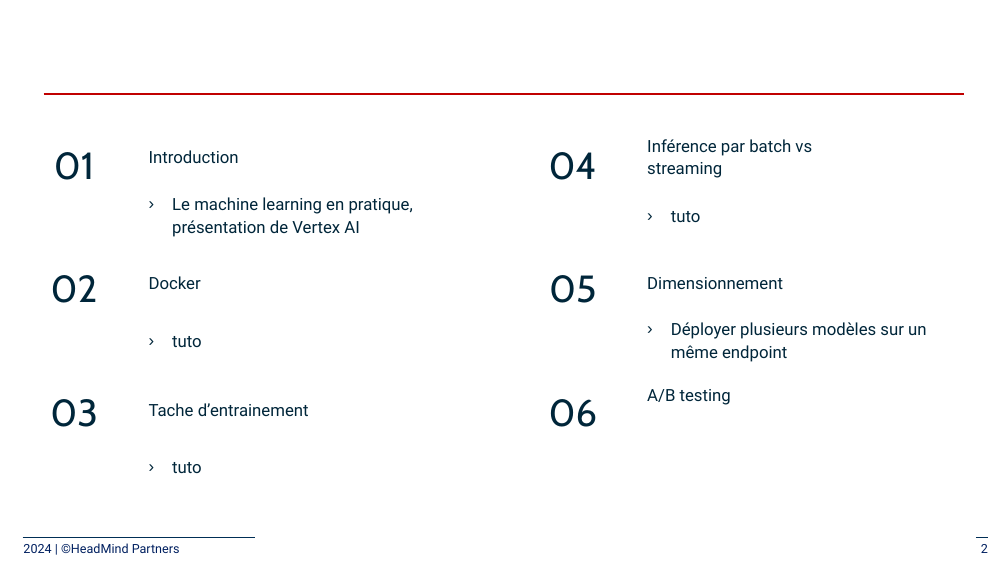
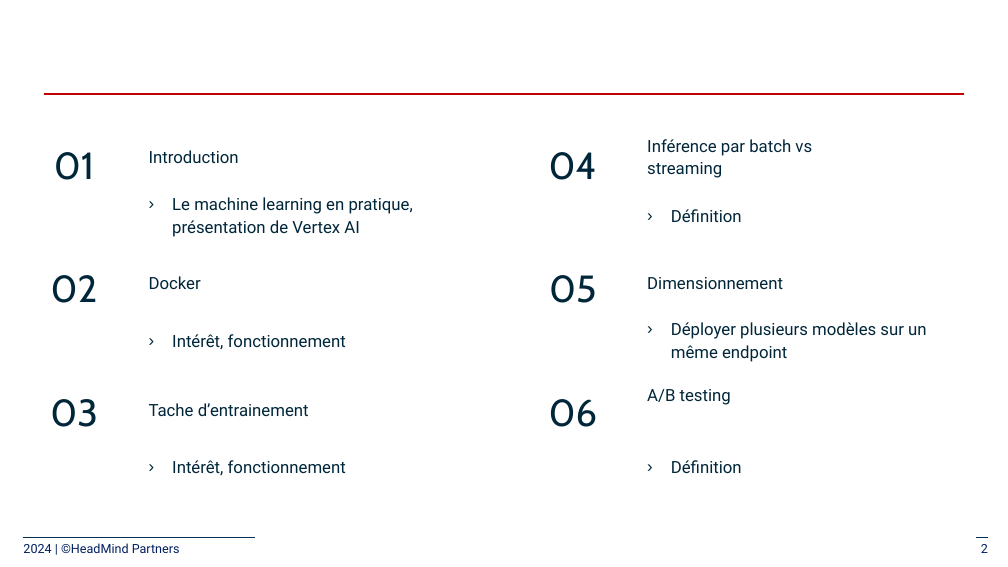
Before and after one commit to plperez626/MLOps-Introductory-Course-on-GCP, a slide deck: slide 2 of slides/3_model-endpoints/3-Train and deploy ML models.pptx. Drawn at 1008x567 pixels with LibreOffice and Linux fonts; fonts in the diff are those of the drawing; background and template pictures are left out. Boxes give left, top, right and bottom in pixels: in the first picture for what was removed or moved away, otherwise in the second. Text is boxed around its words. In the diff, an @@ line names an element or a change of style, - is before the commit and + after.

```diff
--- a/slides/3_model-endpoints/3-Train and deploy ML models.pptx
+++ b/slides/3_model-endpoints/3-Train and deploy ML models.pptx
@@ text at [671, 209, 742, 222]: text changed @@
-› tuto
+› Définition
@@ text at [172, 334, 346, 349]: text changed @@
-› tuto
+› Intérêt, fonctionnement
@@ text at [172, 460, 346, 475]: text changed @@
-› tuto
+› Intérêt, fonctionnement
@@ text added at [671, 460, 742, 473], 16 pt, text #00263A @@
+› Définition
```
Also in this commit, not shown: 3 other files.
